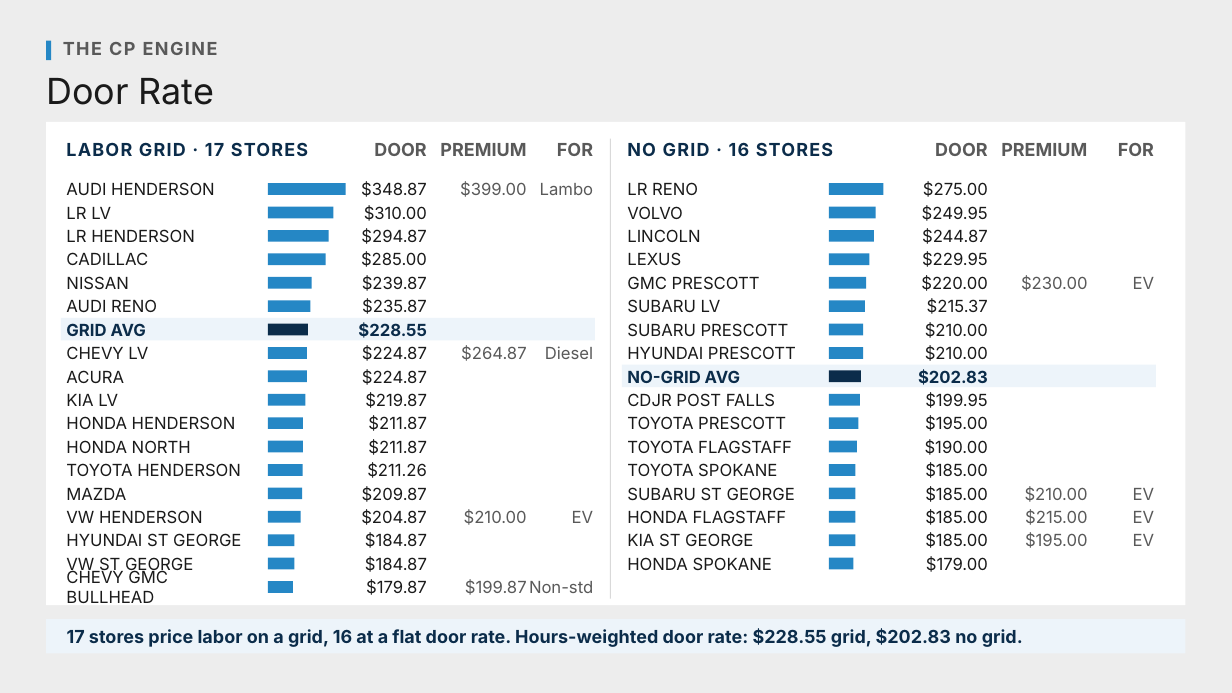
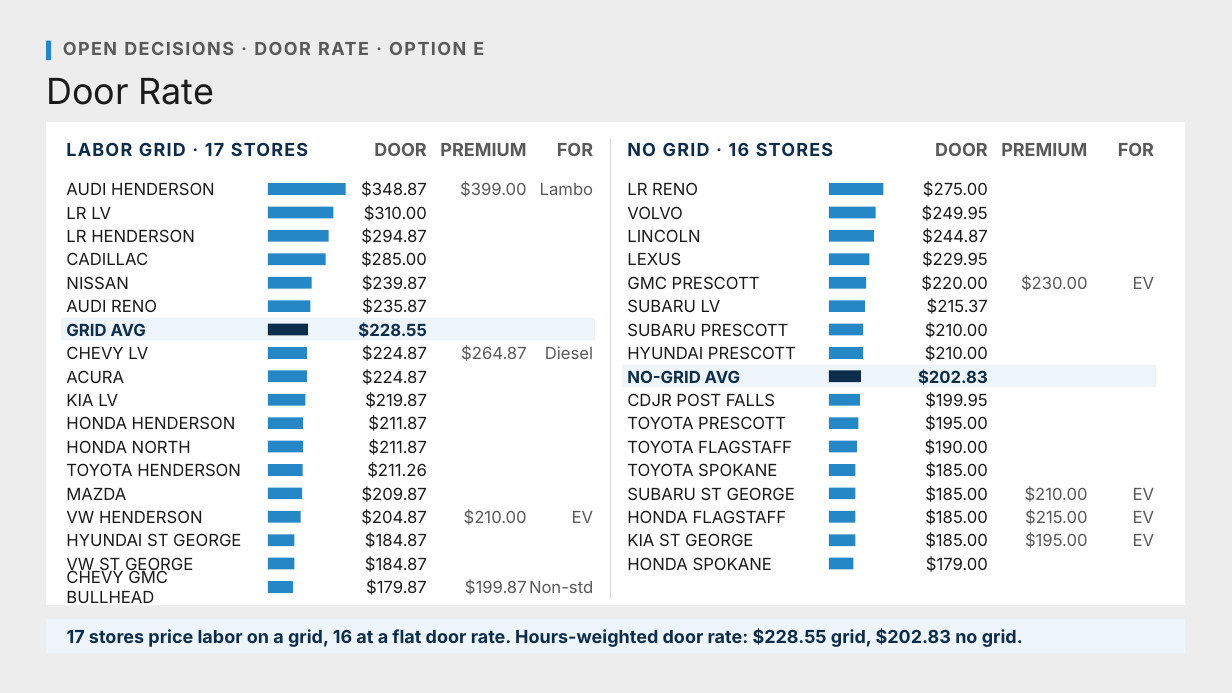
Before and after one commit to Ndresner/Noah, a slide deck: slide 161 of day2-deck/decks/Fixed Ops - Day 2 Example Test Deck.pptx. Drawn at 1232x693 pixels with LibreOffice and Linux fonts; fonts in the diff are those of the drawing. Boxes give left, top, right and bottom in pixels: in the first picture for what was removed or moved away, otherwise in the second. Text is boxed around its words. In the diff, an @@ line names an element or a change of style, - is before the commit and + after.

```diff
--- a/day2-deck/decks/Fixed Ops - Day 2 Example Test Deck.pptx
+++ b/day2-deck/decks/Fixed Ops - Day 2 Example Test Deck.pptx
@@ text at <box>63,42,484,55</box>: text changed @@
-THE CP ENGINE
+OPEN DECISIONS · DOOR RATE · OPTION E
```
Also in this commit, not shown: 8 other slides changed, 4 other files.
